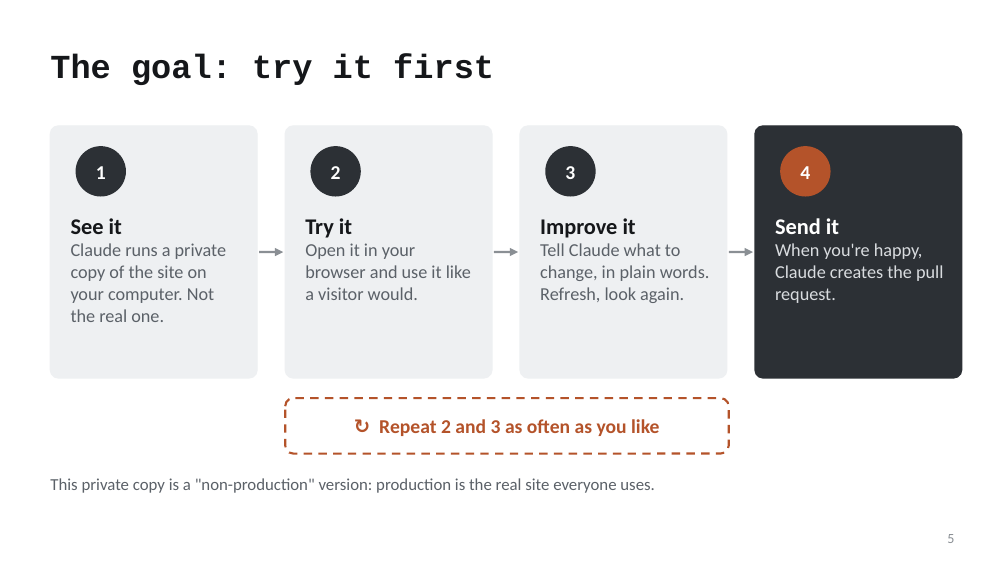
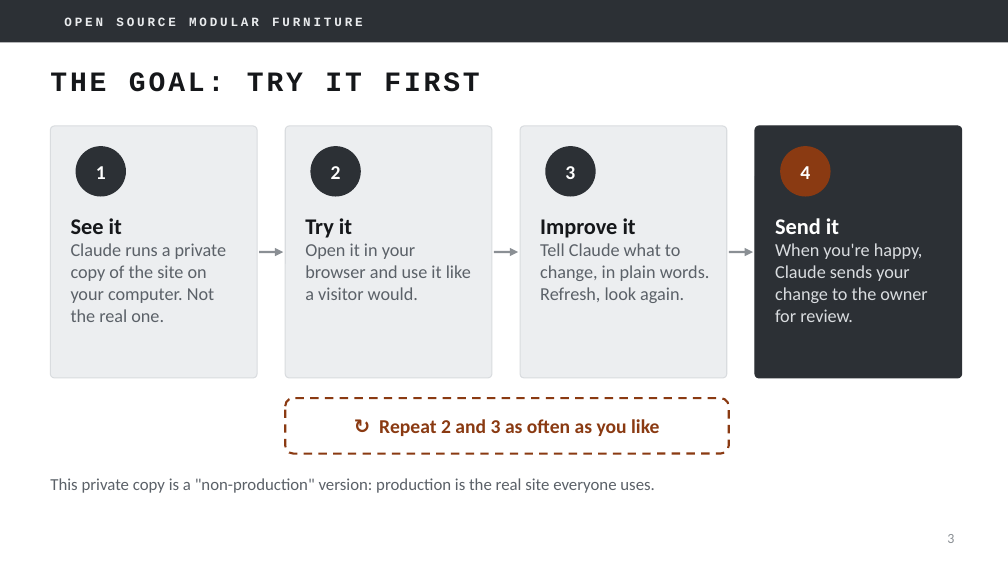
Before and after one commit to mfprado/acrylic-furniture, a slide deck: slide 3 of docs/contributing-guide.pptx (slide 5 before the commit). Drawn at 1008x567 pixels with LibreOffice and Linux fonts; fonts in the diff are those of the drawing; background and template pictures are left out. Boxes give left, top, right and bottom in pixels: in the first picture for what was removed or moved away, otherwise in the second. Text is boxed around its words. In the diff, an @@ line names an element or a change of style, - is before the commit and + after.

```diff
--- a/docs/contributing-guide.pptx
+++ b/docs/contributing-guide.pptx
@@ rectangle added at [0, 0, 1008, 42], fill #2C3035 @@
@@ text added at [64, 17, 363, 26], 9 pt, text #E9EBED, bold @@
+OPEN SOURCE MODULAR FURNITURE
@@ title at [50, 72, 479, 92]: text changed; size 24 to 20 pt @@
-The goal: try it first
+THE GOAL: TRY IT FIRST
@@ fill #EEF0F2 to #ECEEF0; outline #EEF0F2 1 pt to #D9DCDF 0.75 pt; proportions changed in 3 elements at [50, 126, 257, 378], [285, 126, 492, 378], [520, 126, 727, 378] @@
@@ rounded rectangle at [755, 126, 962, 378]: outline #2C3035 1 pt to #2C3035 0.75 pt; proportions changed @@
@@ ellipse "4" at [780, 146, 831, 197]: fill #B4532A to #8A3A12 @@
@@ text at [775, 243, 927, 322]: text changed @@
-When you're happy, Claude creates the pull request.
+When you're happy, Claude sends your change to the owner for review.
@@ text "↻ Repeat 2 and 3 ..." at [379, 419, 659, 436]: text colour #B4532A to #8A3A12 @@
@@ rounded rectangle at [285, 398, 729, 454]: outline #B4532A 1.5 pt dashed to #8A3A12 1.5 pt dashed @@
@@ page number at [947, 534, 954, 543]: text changed @@
-5
+3
```
Also in this commit, not shown: 16 other slides changed, 4 slides added, 5 slides removed, 6 other files.
